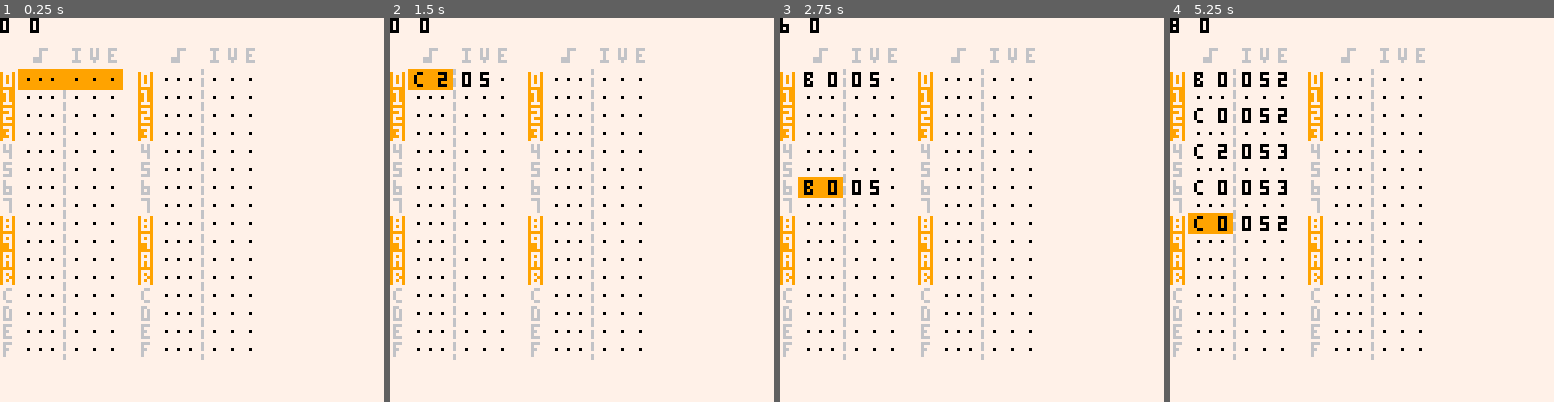
Above: before the commit, frames 1-4 (left to right).
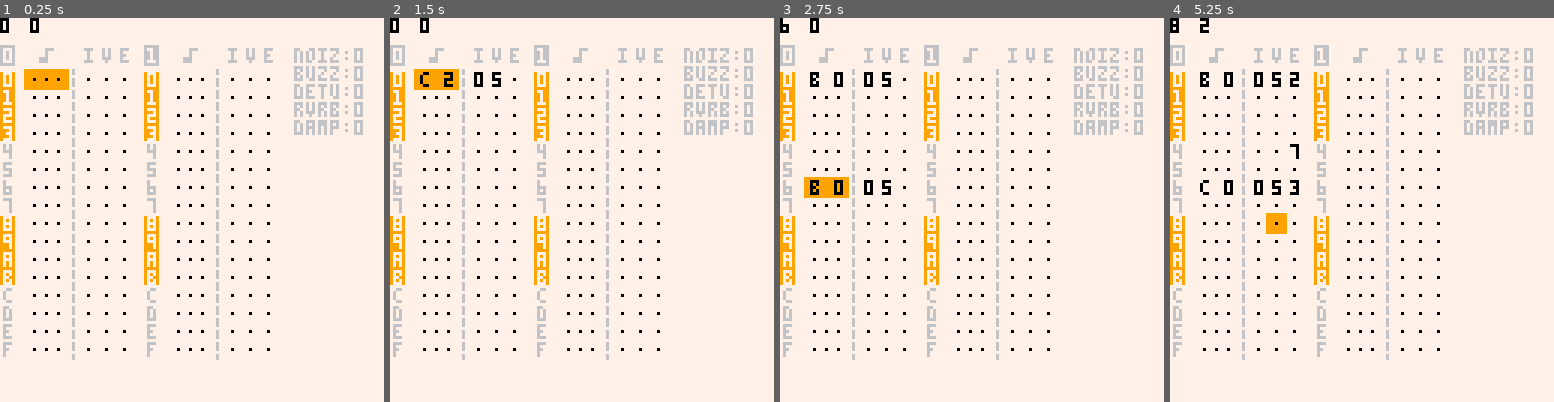
Above: after the commit, the same moments.

Repository: romainchapou/pico-sound-dj
Game: PICO-8 cartridge psdj.p8
Same seed, same stepped clock (60 frames per second), same inputs: the game is played once before the commit and once after it.
Inputs:
- Up to frame 1 (0.25 s): no input
- Up to frame 2 (1.5 s): tap O (Z key) at 0.33, 0.7, 1.43 s; tap X (X key) at 1.07 s
- Up to frame 3 (2.75 s): hold Left 1.97-2.37 s; tap X (X key) at 2.07, 2.4, 2.73 s; tap O (Z key) at 2.22 s; hold Down from 2.42 s (still down)
- Up to frame 4 (5.25 s): release Down at 2.82 s; hold Right 2.87-3.53 s; tap X (X key) every 0.33 s from 3.07 to 5.07 s; tap O (Z key) at 3.1, 3.98, 4.87 s; hold Up 3.58-4.08 s; hold Right 4.13-4.53 s; hold Down 4.58-5.08 s; hold Left from 5.13 s (still down)

The runs differ from the first frame. In frame 1, 8.5% of the frame differs, in the area x 0-95%, y 7-90%; in frame 2, 8.2%; in frame 3, 8.5%; in frame 4, 10%, in the area x 0-95%, y 0-90%.

Commit message:
Visuals and controls refinements

Diff:
--- a/input_widget.lua
+++ b/input_widget.lua
@@ -1,6 +1,6 @@
 function make_input_widget(base_val, min_val, max_val, delta, draw, update)
   if draw == nil then
-    draw = function(_ENV, x, y, is_selected)
+    draw = function(_ENV, x, y, is_selected, is_activated)
       -- @Cleanup: this is used in every widget, so we could refactor by
       -- splitting the draw function in two and just providing a size for the
       -- rectangle to highlight
@@ -8,7 +8,7 @@
         rectfill(x-2, y-1, x+4, y+5, 9)
       end
 
-      print(value, x, y, 0)
+      print(is_activated and value or ".", x, y - (is_activated and 0 or 2), 0)
     end
   end
 
@@ -41,16 +41,20 @@
 end
 
 function make_note_widget()
-  local pitch_draw_func = function(_ENV, x, y, is_selected)
+  local pitch_draw_func = function(_ENV, x, y, is_selected, is_activated)
     if is_selected then
       rectfill(x-2, y-1, x+12, y+5, 9)
     end
 
-    print(note_names[value % 12 + 1], x, y, 0)
-    print(value \ 12, x+8, y, 0)
+    if is_activated then
+      print(note_names[value % 12 + 1], x, y, 0)
+      print(value \ 12, x+8, y, 0)
+    else
+      print("...", x, y-2, 0)
+    end
   end
 
-  local effect_draw_func = function(_ENV, x, y, is_selected)
+  local effect_draw_func = function(_ENV, x, y, is_selected, is_activated)
       if is_selected then
         rectfill(x-2, y-1, x+4, y+5, 9)
       end
@@ -94,50 +98,37 @@
       end
 
       if volume.value == 0 then
-        if btnp(5) then
-          -- TODO not great, better if we didn't have a difference between a
-          -- null note and a non null, so we could still travel by columns
-          --
-          -- reset the sub_selection
-          GLOBAL.sub_selection = 0
+        if sub_selection == 0 then
+          -- single X press copies the last edited note if on an empty
+          -- note in the pitch colum
+          if btnp(5) then
+            copy_values(_ENV, GLOBAL.last_edited_note)
 
-          copy_values(_ENV, GLOBAL.last_edited_note)
+            if volume.value == 0 then
+              volume.value = 5
+            end
 
-          if volume.value == 0 then
-            volume.value = 5
+            play_tmp_note(_ENV)
           end
+        end
+      end
 
-          play_tmp_note(_ENV)
-        end
-      else
-        local sub_widget = get_sub_widgets(_ENV)[sub_selection+1]
-        local old_value = sub_widget.value
+      local sub_widget = get_sub_widgets(_ENV)[sub_selection+1]
+      local old_value = sub_widget.value
 
-        sub_widget:update()
+      sub_widget:update()
 
-        if sub_widget.value ~= old_value or btnp_once(5) then
-          play_tmp_note(_ENV)
-          GLOBAL.last_edited_note = _ENV
-        end
+      if sub_widget.value ~= old_value or btnp_once(5) then
+        play_tmp_note(_ENV)
+        GLOBAL.last_edited_note = _ENV
       end
     end,
 
     draw = function(_ENV, x, y, is_note_selected, sub_selection)
-      if volume.value > 0 then
-        pitch:draw(x, y, is_note_selected and sub_selection == 0)
-        waveform:draw(x+16, y, is_note_selected and sub_selection == 1)
-        volume:draw(x+22, y, is_note_selected and sub_selection == 2)
-        effect:draw(x+28, y, is_note_selected and sub_selection == 3)
-      else
-        if is_note_selected then
-          rectfill(x-2, y-1, x+32, y+5, 9)
-        end
-        print("...", x,  y-2, 0)
-        print(".", x+16, y-2, 0)
-        print(".", x+22, y-2, 0)
-        print(".", x+28, y-2, 0)
-      end
-
+      pitch:draw(x, y, is_note_selected and sub_selection == 0, volume.value > 0)
+      waveform:draw(x+18, y, is_note_selected and sub_selection == 1, volume.value > 0)
+      volume:draw(x+24, y, is_note_selected and sub_selection == 2, volume.value > 0)
+      effect:draw(x+30, y, is_note_selected and sub_selection == 3, volume.value > 0)
     end,
 
     store_in_mem = function(_ENV, addr)
--- a/main.lua
+++ b/main.lua
@@ -37,6 +37,7 @@
 
   T = 0 -- test variable
   -- debug:add("last", function() return T end)
+  -- debug:add("sub_sel", function() return sub_selection end)
 end
 
 function get_delta_value(high, low)
@@ -89,40 +90,49 @@
 end
 
 function _draw()
-  local start_x, start_y, col_x_diff = 8, 12, 46
-
   cls(7)
 
+  local start_x, start_y, col_x_diff = 10, 12, 48
+
   for i=0,1 do
+    rectfill(start_x + i*col_x_diff - 10, 9, start_x + i*col_x_diff - 6, 15, 6)
+
+    print(i,   start_x + i*col_x_diff -  9, 10, 7)
     print("♪", start_x + i*col_x_diff +  2, 10, 6)
-    print("i", start_x + i*col_x_diff + 16, 10, 6)
-    print("v", start_x + i*col_x_diff + 22, 10, 6)
-    print("e", start_x + i*col_x_diff + 28, 10, 6)
+    print("i", start_x + i*col_x_diff + 18, 10, 6)
+    print("v", start_x + i*col_x_diff + 24, 10, 6)
+    print("e", start_x + i*col_x_diff + 30, 10, 6)
 
-    fillp(0b10100101.1)
-    line(start_x + 15 + i*col_x_diff -2, start_y + 5,
-         start_x + 15 + i*col_x_diff -2, start_y + 101, 6)
+    fillp(0b01011010.1)
+    line(start_x + 16 + i*col_x_diff -2, start_y + 5,
+         start_x + 16 + i*col_x_diff -2, start_y + 101, 6)
     fillp()
   end
 
-  rectfill(start_x-8, start_y+6, start_x-4, start_y+28, 9)
-  rectfill(start_x-8, start_y+54, start_x-4, start_y+76, 9)
+  rectfill(start_x-10, start_y+6, start_x-6, start_y+28, 9)
+  rectfill(start_x-10, start_y+54, start_x-6, start_y+76, 9)
 
-  rectfill(start_x-8+col_x_diff, start_y+6,  start_x-4+col_x_diff, start_y+28, 9)
-  rectfill(start_x-8+col_x_diff, start_y+54, start_x-4+col_x_diff, start_y+76, 9)
+  rectfill(start_x-10+col_x_diff, start_y+6,  start_x-6+col_x_diff, start_y+28, 9)
+  rectfill(start_x-10+col_x_diff, start_y+54, start_x-6+col_x_diff, start_y+76, 9)
 
   for i=1,16 do
     local x, y = start_x, start_y + i*6
 
-    print(hex_values[i], x-7, y, (i-1)\4 % 2 == 0 and 7 or 6)
+    print(hex_values[i], x-9, y, (i-1)\4 % 2 == 0 and 7 or 6)
 
     notes[i]:draw(x, y, i-1 == selection, sub_selection)
     x += col_x_diff
 
-    print(hex_values[i], x-7, y, (i-1)\4 % 2 == 0 and 7 or 6)
+    print(hex_values[i], x-9, y, (i-1)\4 % 2 == 0 and 7 or 6)
 
     notes[i+16]:draw(x, y, i+15 == selection, sub_selection)
   end
+
+  print("noiz:0", 98, 10, 6)
+  print("buzz:0", 98, 16, 6)
+  print("detu:0", 98, 22, 6)
+  print("rvrb:0", 98, 28, 6)
+  print("damp:0", 98, 34, 6)
 
   print(selection, 0, 0, 0)
   print(sub_selection, 10, 0, 0)
